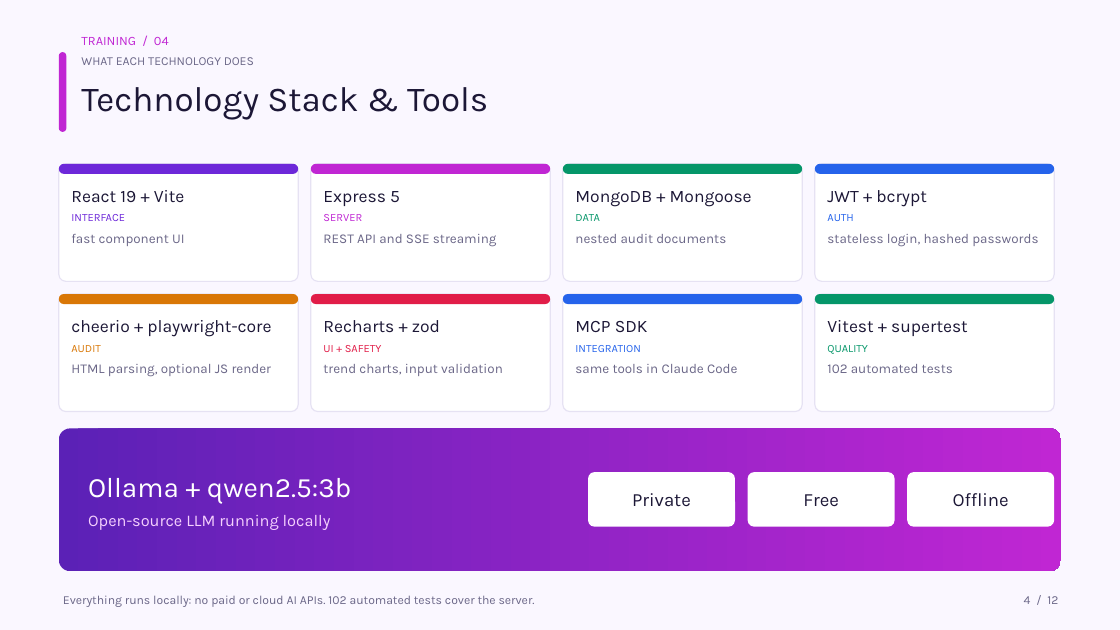
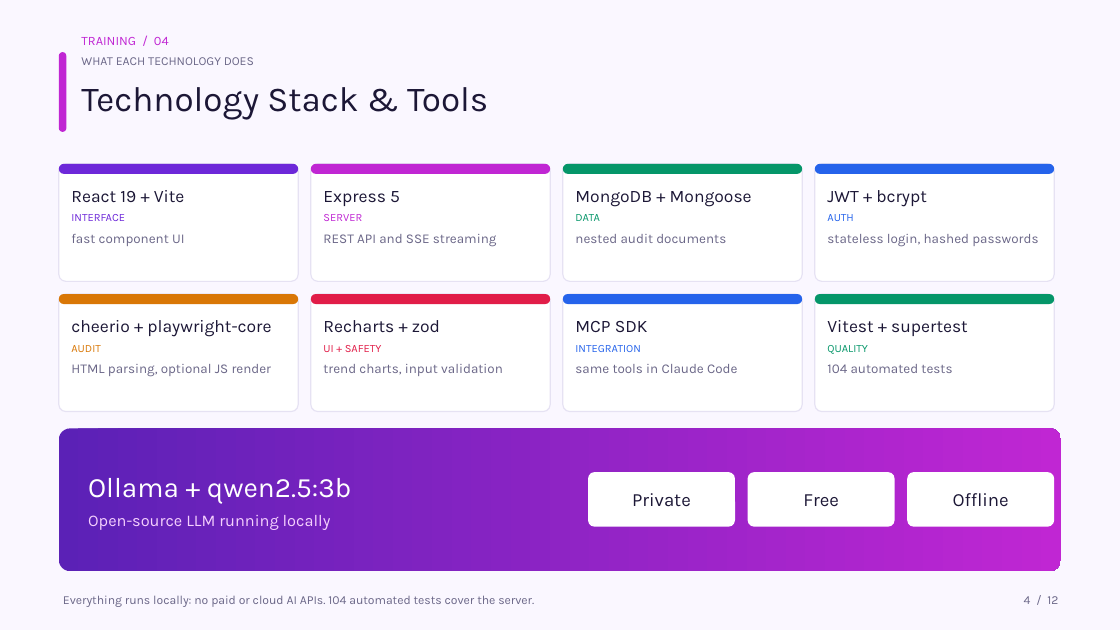
Before and after one commit to NiksheyYadav/AuditPilot, a slide deck: slide 4 of AuditPilot_IT2_Presentation.pptx. Drawn at 1120x630 pixels with LibreOffice and Linux fonts; fonts in the diff are those of the drawing. Boxes give left, top, right and bottom in pixels: in the first picture for what was removed or moved away, otherwise in the second. Text is boxed around its words. In the diff, an @@ line names an element or a change of style, - is before the commit and + after.

```diff
--- a/AuditPilot_IT2_Presentation.pptx
+++ b/AuditPilot_IT2_Presentation.pptx
@@ text at [827,364,952,373]: text changed @@
-102 automated tests
+104 automated tests
@@ text at [63,595,534,607]: text changed @@
-Everything runs locally: no paid or cloud AI APIs. 102 automated tests cover the server.
+Everything runs locally: no paid or cloud AI APIs. 104 automated tests cover the server.
```
Also in this commit, not shown: 2 other slides changed, 9 other files.
